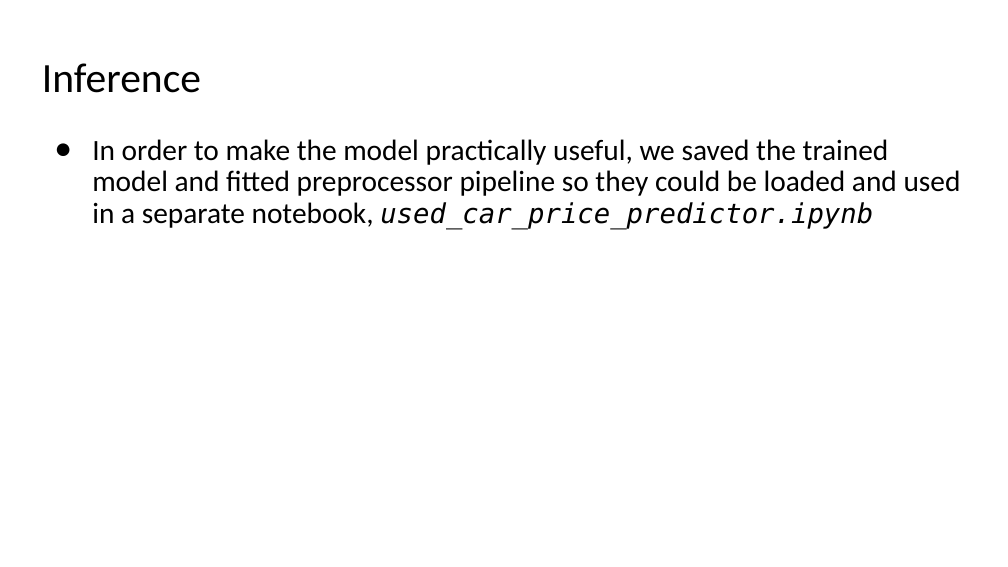
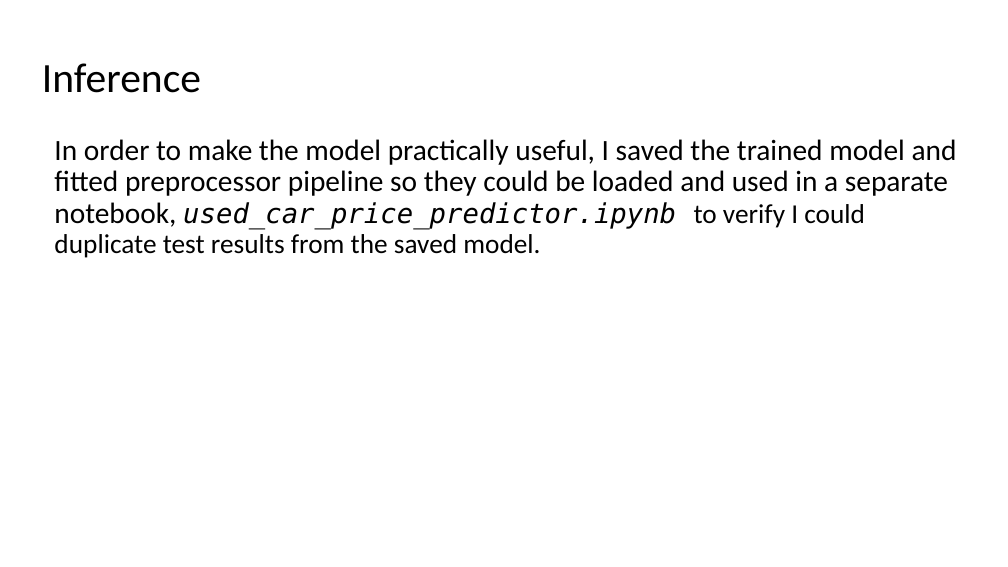
Before and after one commit to ranton256/used_car_sale_price_analysis, a slide deck: slide 26 of DSCI521_rna63_final_project_pres.pptx. Drawn at 1008x567 pixels with LibreOffice and Linux fonts; fonts in the diff are those of the drawing; background and template pictures are left out. Boxes give left, top, right and bottom in pixels: in the first picture for what was removed or moved away, otherwise in the second. Text is boxed around its words. In the diff, an @@ line names an element or a change of style, - is before the commit and + after.

Commit message:
Cleanup notebooks and update readme and presentation

```diff
--- a/DSCI521_rna63_final_project_pres.pptx
+++ b/DSCI521_rna63_final_project_pres.pptx
@@ text at (54, 139, 957, 258): text changed @@
-● In order to make the model practically useful, we saved the trained model and fitted preprocessor pipeline so they could be loaded and used in a separate notebook, used_car_price_predictor.ipynb
+In order to make the model practically useful, I saved the trained model and fitted preprocessor pipeline so they could be loaded and used in a separate notebook, used_car_price_predictor.ipynb to verify I could duplicate test results from the saved model.
```
Also in this commit, not shown: 14 other slides changed, 1 slide added, 1 slide removed, 4 other files.
